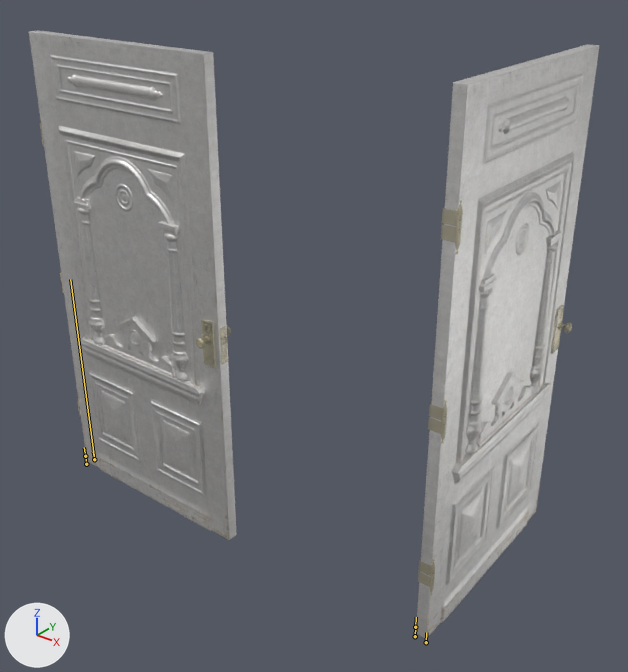
Before and after pictures for a commit that changed the FBX model Framework/Client/Bin/Resources/Models/Map/Prop/Gimmick/sm40/sm40_113_pressroomdoor01a_Anim.fbx.
Camera for both pictures: a camera (50 mm lens) standing at (3.23, -2.23, 2.53) and looking at (1.11, 0.42, 0.89). Lighting does not change. The marker at lower left points along +X, +Y and +Z. Both versions are drawn at frame 26 of the action 'root|RSideDoor_Open_R'; the numbers are the values there. The bones that bend it are drawn over the model as lines.

In view in the first picture: 'LOD_1_Group_0_Sub_1__sm40_113_PressRoomDoor01A_000_sm40_06617f3', 'LOD_1_Group_1_Sub_1__sm40_113_PressRoomDoor01A_000_sm40_510a10e'.
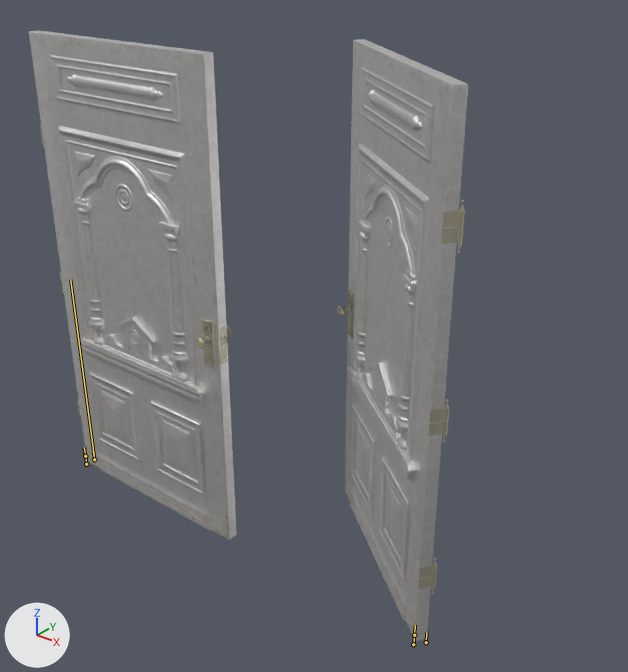
Pixel boxes [x1, y1, x2, y2] of what changed, in the pictures (628 x 672 px):
'LOD_1_Group_1_Sub_1__sm40_113_PressRoomDoor01A_000_sm40_510a10e', posed (29% narrower): before [416, 44, 600, 639]; after [337, 39, 468, 642]

What the commit changed:
Bone '_02' (bone_02) turns from (0, -89, 0) to (0, -38, 0) degrees about its own x, y and z.
